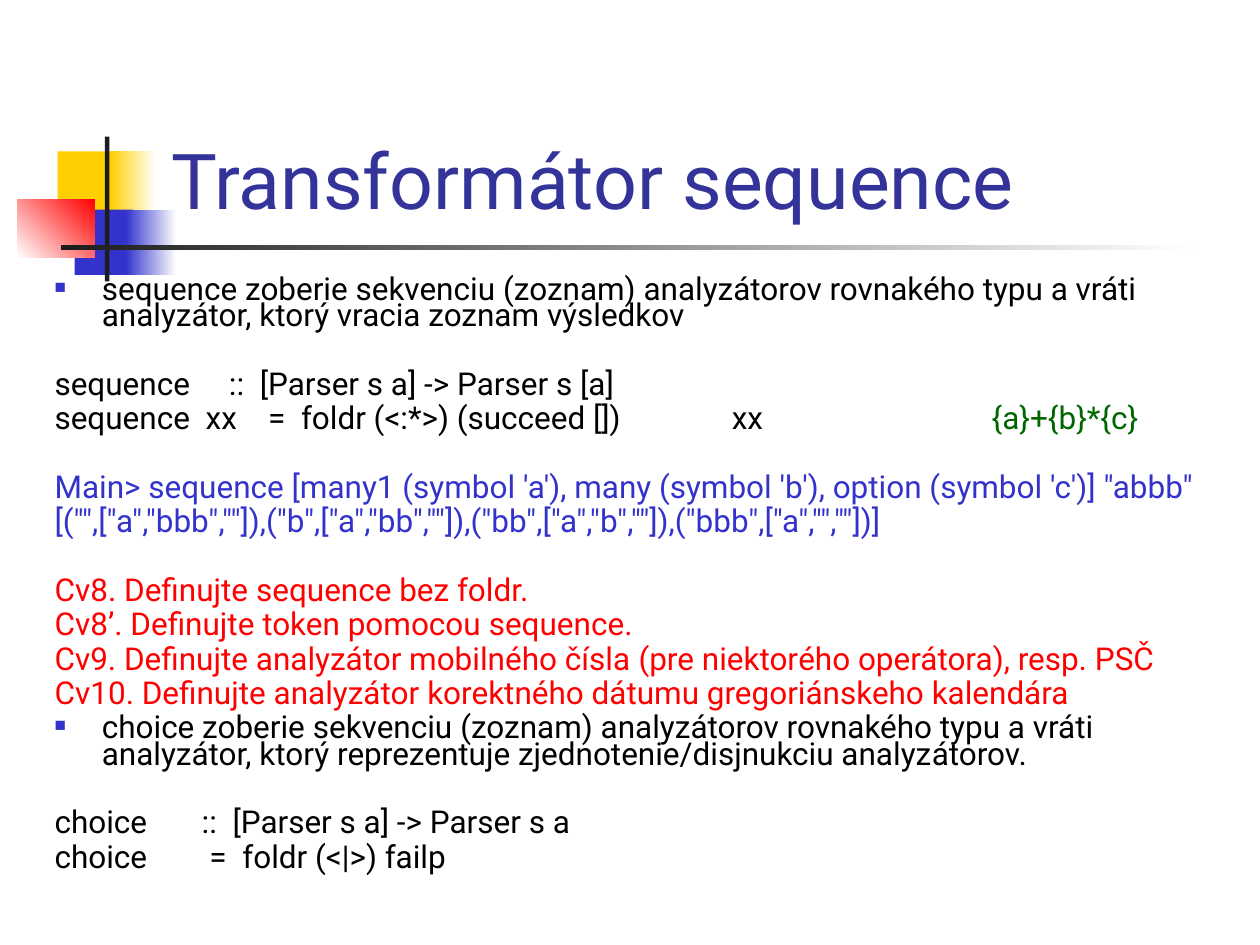
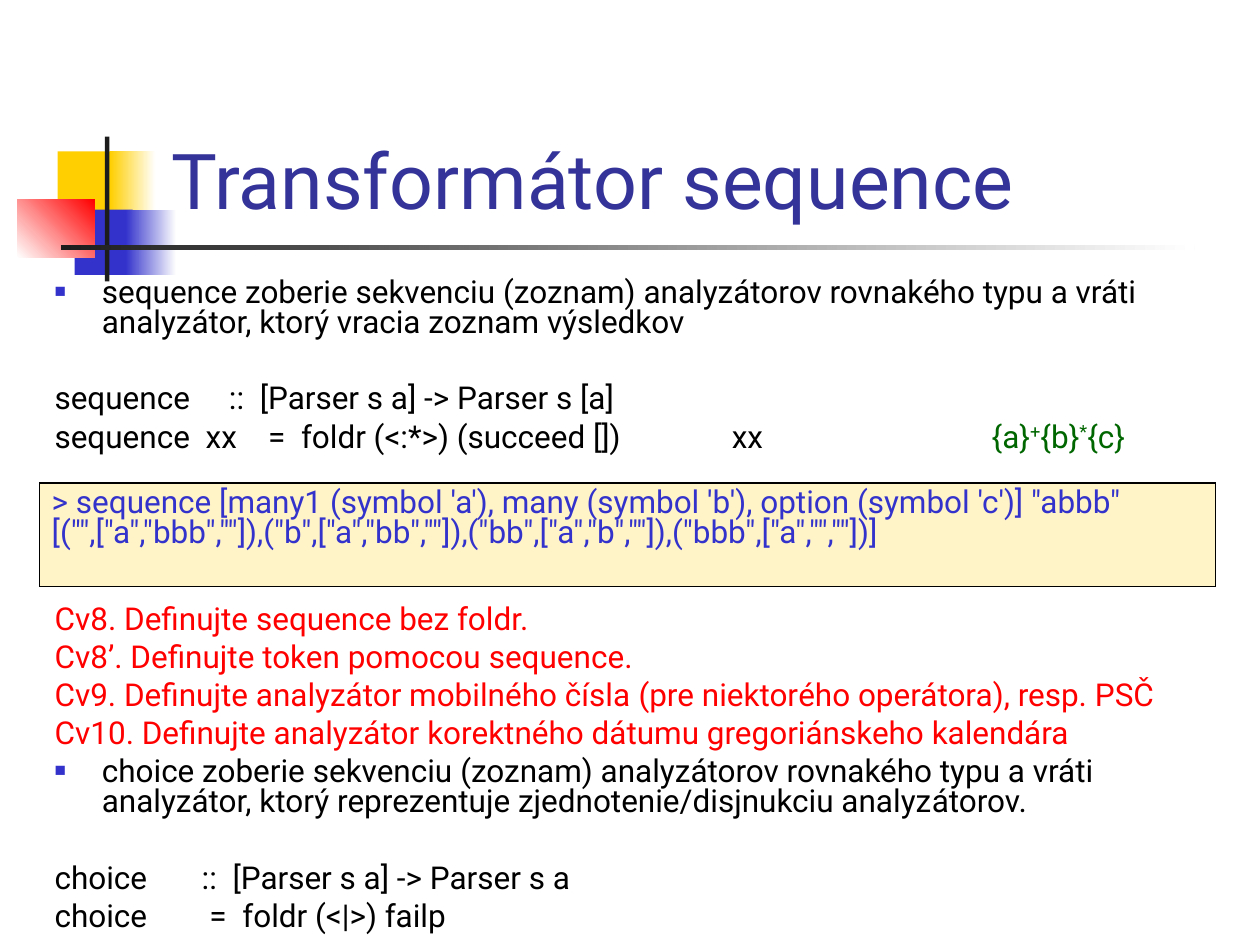
Before and after one commit to Funkcionalne/Prednasky, a slide deck: slide 24 of 09/09_fpro.ppt (slide 18 before the commit). Drawn at 1260x945 pixels with LibreOffice and Linux fonts; fonts in the diff are those of the drawing. Boxes give left, top, right and bottom in pixels: in the first picture for what was removed or moved away, otherwise in the second. Text is boxed around its words. In the diff, an @@ line names an element or a change of style, - is before the commit and + after.

```diff
--- a/09/09_fpro.ppt
+++ b/09/09_fpro.ppt
@@ text "sequence zoberie sekvenciu (zoznam) analyzátorov ..." at (55, 274, 1154, 934): now superscript in "{a}+{b}*{c}"; line spacing 0.7 to 0.8 @@
@@ text at (55, 472, 1193, 539): paragraphs removed @@
-Main> sequence [many1 (symbol 'a'), many (symbol 'b'), option (symbol 'c')] "abbb"
-[("",["a","bbb",""]),("b",["a","bb",""]),("bb",["a","b",""]),("bbb",["a","",""])]
@@ rectangle added at (39, 483, 1215, 586), fill #FFF4C8, outline #000000 0.74 pt, 18 pt, text #3333CC @@
+> sequence [many1 (symbol 'a'), many (symbol 'b'), option (symbol 'c')] "abbb"
+[("",["a","bbb",""]),("b",["a","bb",""]),("bb",["a","b",""]),("bbb",["a","",""])]
```
Also in this commit, not shown: 20 other slides changed, 6 slides added, 3 other files.
